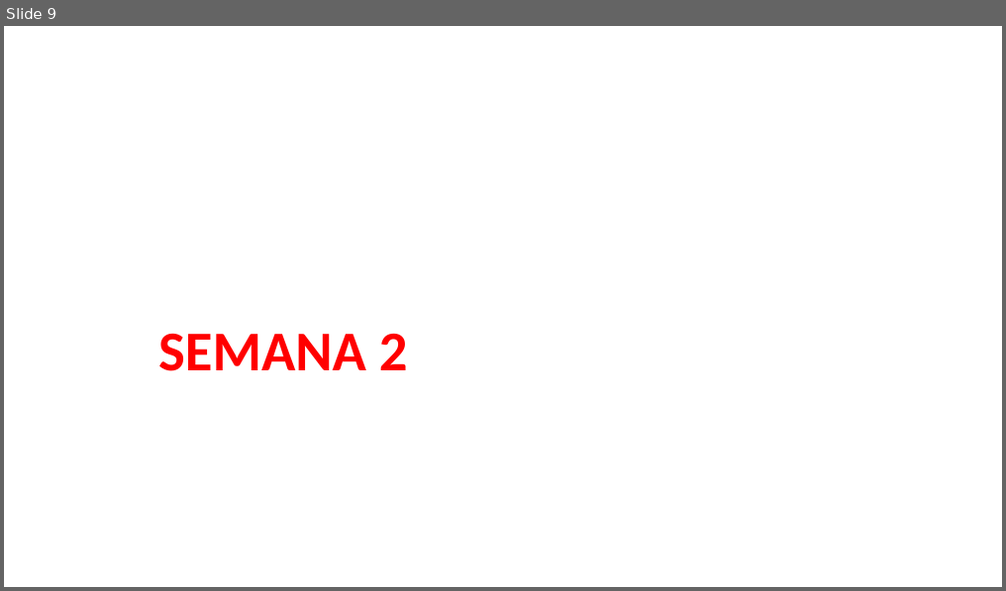
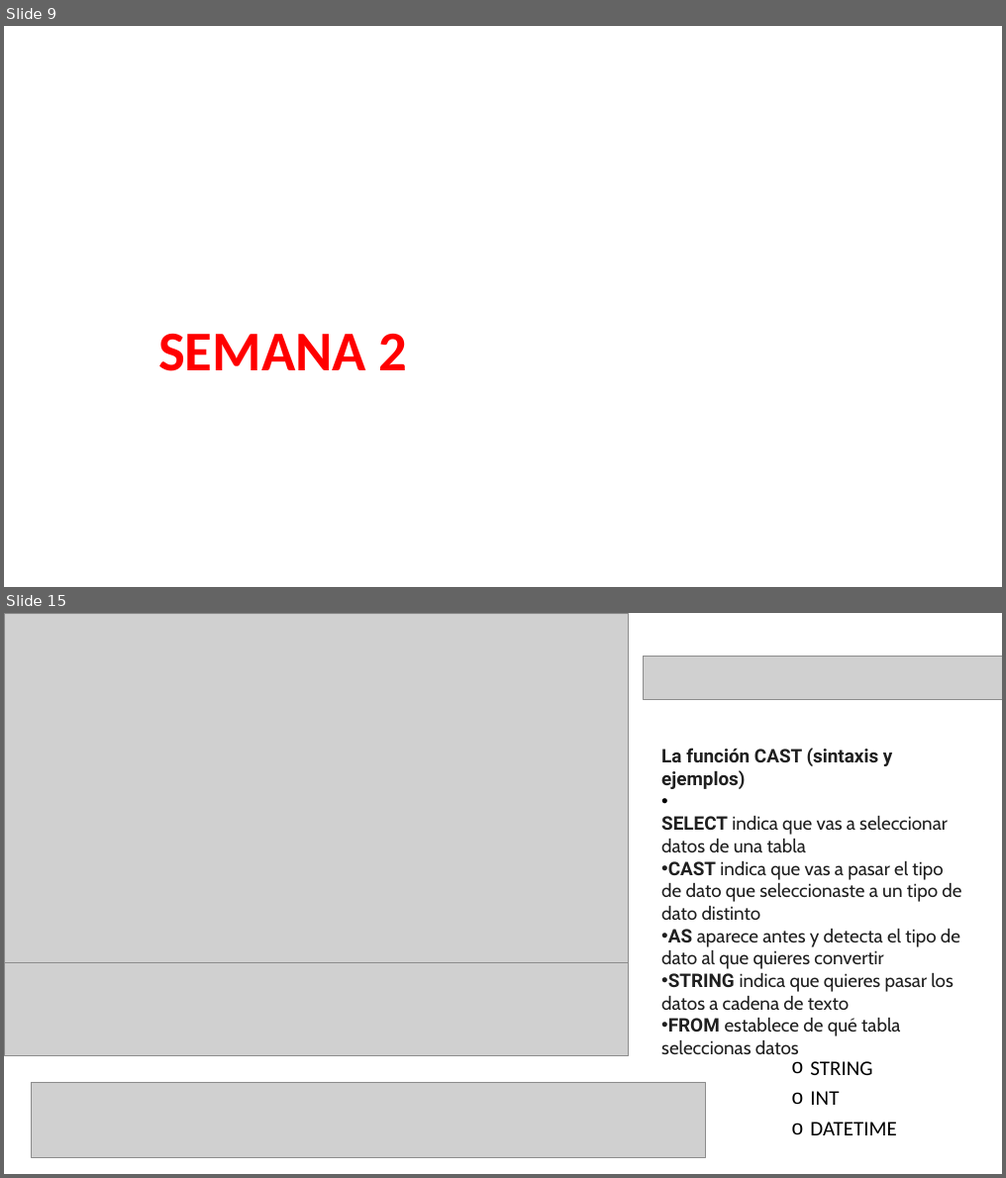
Before and after one commit to megath12/Data_Analysis_Google, a slide deck: 5_analizar_datos_para_responder.pptx. Shown one above the other, each under a label of ours: slide 9 before the commit, slides 9 and 15 after it; the slides between them are not shown. The pictures are 1006x591 and 1006x1178 pixels, drawn with LibreOffice and Linux fonts; fonts in the diff are those of the drawing; grey boxes stand for pictures. Boxes give left, top, right and bottom in pixels: in the first picture for what was removed or moved away, otherwise in the second. Text is boxed around its words. In the diff, an @@ line names an element or a change of style, - is before the commit and + after.

```diff
--- a/5_analizar_datos_para_responder.pptx
+++ b/5_analizar_datos_para_responder.pptx
@@ slide 15 added at <box>4,613,1002,1174</box>, background #FFFFFF @@
@@ picture added at <box>4,613,629,963</box> @@
@@ picture added at <box>644,657,1002,700</box> @@
@@ text added at <box>661,748,961,1056</box>, 18 pt, text #1F1F1F @@
+La función CAST (sintaxis y ejemplos)
+• SELECT indica que vas a seleccionar datos de una tabla
+• CAST indica que vas a pasar el tipo de dato que seleccionaste a un tipo de dato distinto
+• AS aparece antes y detecta el tipo de dato al que quieres convertir
+• STRING indica que quieres pasar los datos a cadena de texto
+• FROM establece de qué tabla seleccionas datos
@@ picture added at <box>5,963,629,1057</box> @@
@@ picture added at <box>31,1082,706,1158</box> @@
@@ text added at <box>810,1061,896,1136</box>, 20 pt, text #000000 @@
+o STRING
+o INT
+o DATETIME
```
Also in this commit, not shown: 14 other slides added, 1 slide removed, 1 other file.
